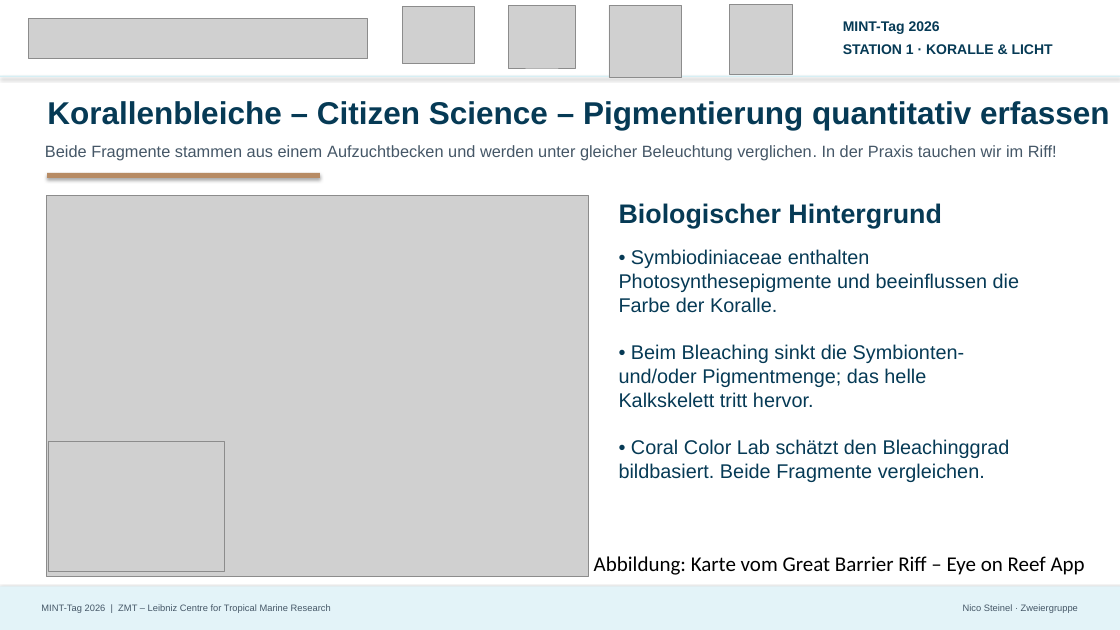
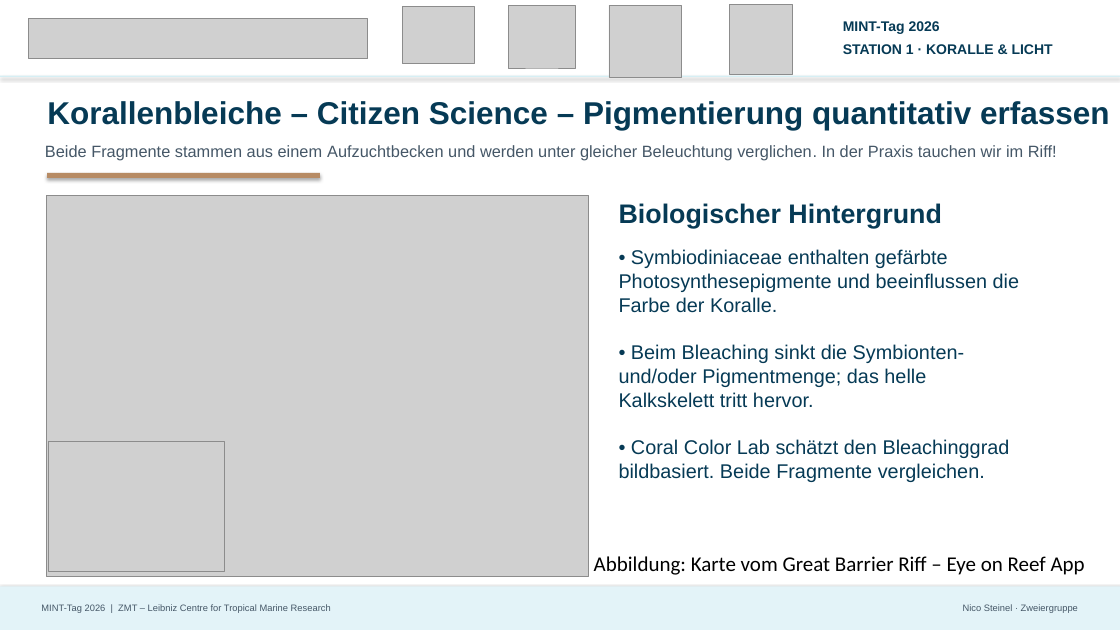
Before and after one commit to matthiasbirkich/MINT-Tag-2026, a slide deck: slide 3 of Station 1 - Korallengesundheit/MINT_2026_Station1_Koralle_Licht_ZMT.pptx (slide 5 before the commit). Drawn at 1120x630 pixels with LibreOffice and Linux fonts; fonts in the diff are those of the drawing; grey boxes stand for pictures. Boxes give left, top, right and bottom in pixels: in the first picture for what was removed or moved away, otherwise in the second. Text is boxed around its words. In the diff, an @@ line names an element or a change of style, - is before the commit and + after.

```diff
--- a/Station 1 - Korallengesundheit/MINT_2026_Station1_Koralle_Licht_ZMT.pptx
+++ b/Station 1 - Korallengesundheit/MINT_2026_Station1_Koralle_Licht_ZMT.pptx
@@ text at (x1=619, y1=249, x2=1019, y2=482): text changed @@
-• Symbiodiniaceae enthalten Photosynthesepigmente und beeinflussen die Farbe der Koralle.
-• Beim Bleaching sinkt die Symbionten- und/oder Pigmentmenge; das helle Kalkskelett tritt hervor.
-• Coral Color Lab schätzt den Bleachinggrad bildbasiert. Beide Fragmente vergleichen.
+• Symbiodiniaceae enthalten gefärbte Photosynthesepigmente und beeinflussen die Farbe der Koralle.
+• Beim Bleaching sinkt die Symbionten- und/oder Pigmentmenge; das helle Kalkskelett tritt hervor.
+• Coral Color Lab schätzt den Bleachinggrad bildbasiert. Beide Fragmente vergleichen.
```
Also in this commit, not shown: 2 other slides changed.
